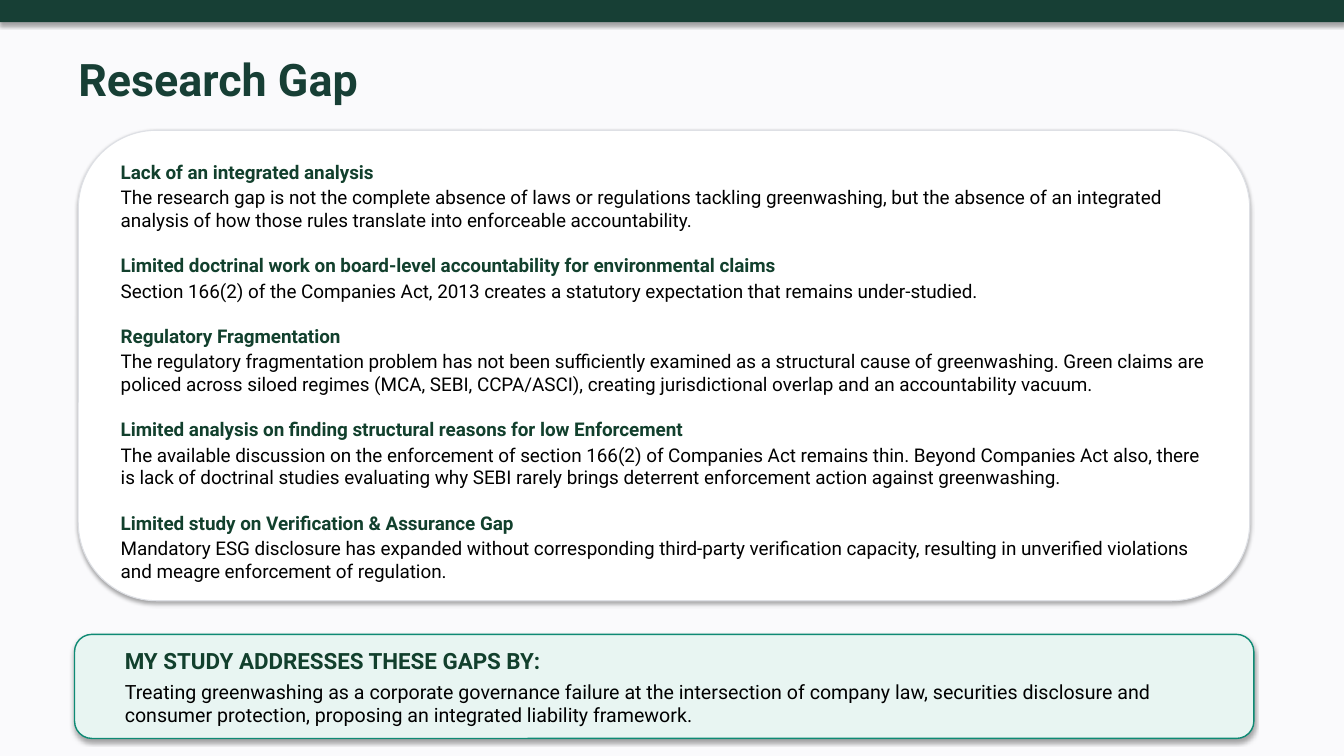
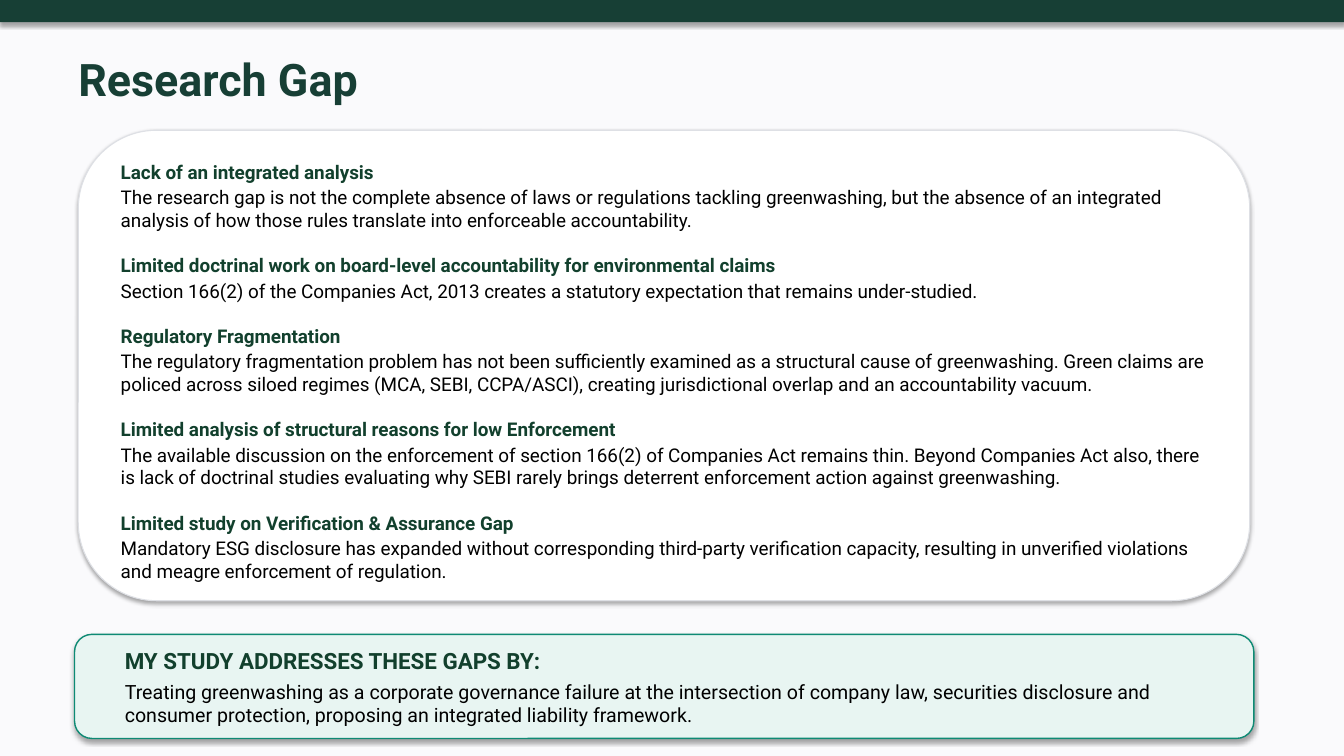
Before and after one commit to atul516/Final-VIva, a slide deck: slide 5 of Thesis Defence Presentation Final.pptx. Drawn at 1344x756 pixels with LibreOffice and Linux fonts; fonts in the diff are those of the drawing. Boxes give left, top, right and bottom in pixels: in the first picture for what was removed or moved away, otherwise in the second. Text is boxed around its words. In the diff, an @@ line names an element or a change of style, - is before the commit and + after.

```diff
--- a/Thesis Defence Presentation Final.pptx
+++ b/Thesis Defence Presentation Final.pptx
@@ text at [121,421,616,440]: text changed @@
-Limited analysis on finding structural reasons for low Enforcement
+Limited analysis of structural reasons for low Enforcement
```
Also in this commit, not shown: 1 other file.
